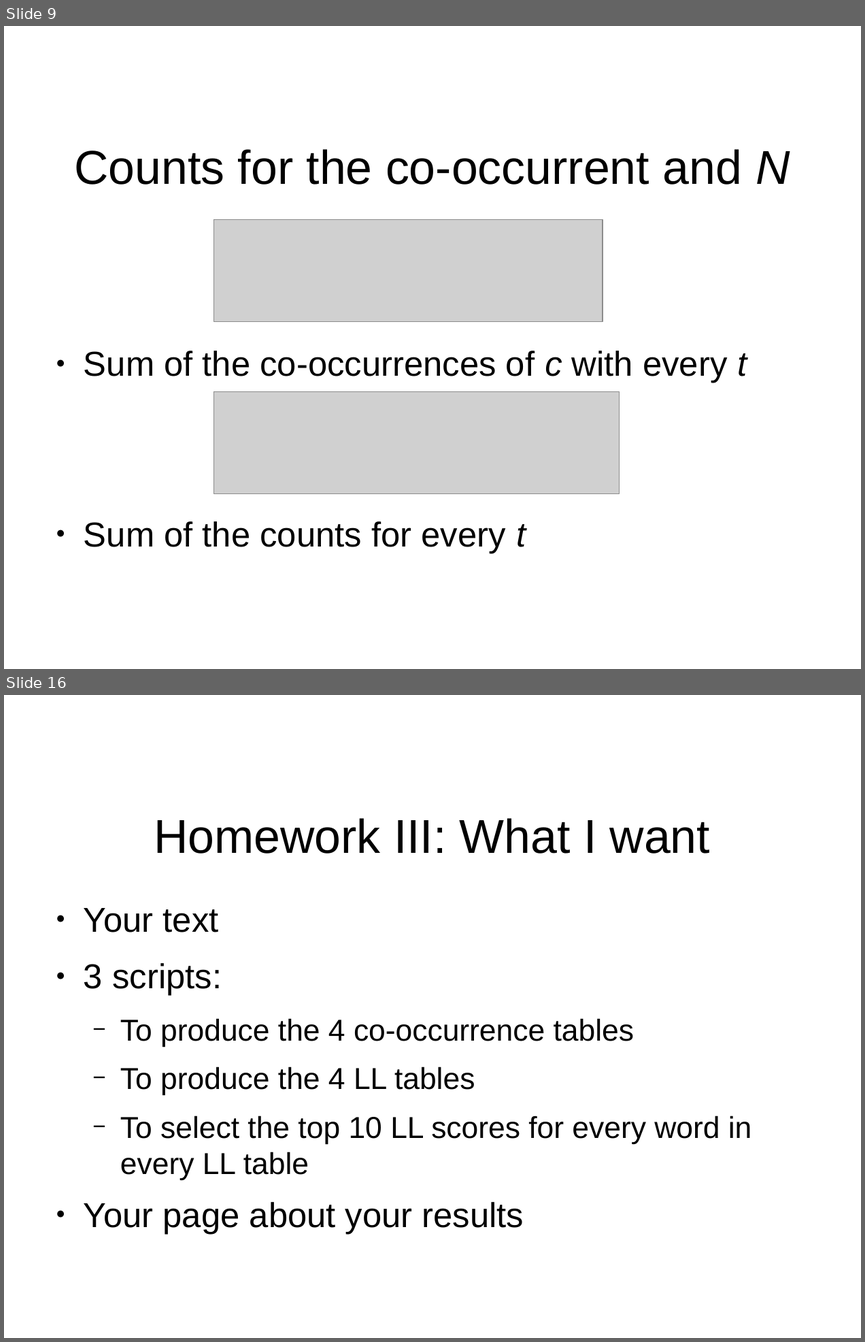
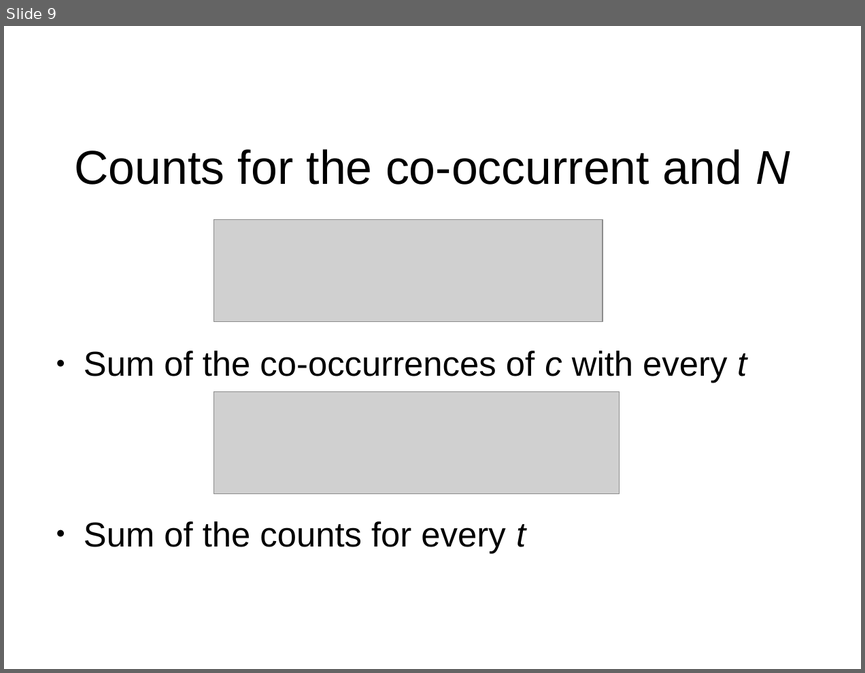
Before and after one commit to sonofmun/ESU-2014, a slide deck: 4b/Statistical Evaluation - Dealing with Context Windows.odp. Shown one above the other, each under a label of ours: slides 9 and 16 before the commit, slide 9 after it; the slides between them are not shown. The pictures are 865x1342 and 865x673 pixels, drawn with LibreOffice and Linux fonts; fonts in the diff are those of the drawing; grey boxes stand for pictures; background and template pictures are left out. Boxes give left, top, right and bottom in pixels: in the first picture for what was removed or moved away, otherwise in the second. Text is boxed around its words. In the diff, an @@ line names an element or a change of style, - is before the commit and + after.

```diff
--- a/4b/Statistical Evaluation - Dealing with Context Windows.odp
+++ b/4b/Statistical Evaluation - Dealing with Context Windows.odp
@@ slide 16 removed at (4,695,861,1338), background #FFFFFF @@
@@ title removed at (154,818,710,853) @@
-Homework III: What I want
@@ text removed at (84,908,752,1234) @@
-● Your text
-● 3 scripts:
-  − To produce the 4 co-occurrence tables
-  − To produce the 4 LL tables
-  − To select the top 10 LL scores for every word in every LL table
-● Your page about your results
```
Also in this commit, not shown: 7 other slides removed, 4 other files.
